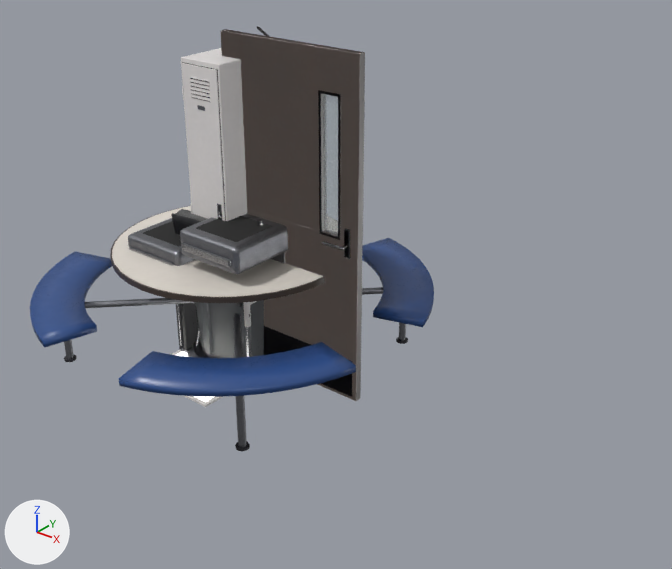
Renders of the glTF model assets/models/props.glb from each side of a commit.
The view is the same before and after, from a 50 mm lens placed at (3.88, -3.82, 3.1), pointed at (0.8, 0.03, 0.72). Every picture has the same lights, and +X, +Y and +Z are marked at lower left. The older version comes first.

The older version as bpy lines, for what is in view:
```python
me_doorsteel = bpy.data.meshes.new('doorSteel')
me_doorsteel.from_pydata(...)  # 440 vertices, 824 faces; spans x -0.01..1.0, y -0.1..0.11, z 0.01..2.12
# faces by material slot: [112, 12, 152, 412, 136]
me_doorsteel.materials.append(mat_doorsteel_paint)
me_doorsteel.materials.append(mat_doorsteel_glass_fixed)  # light grey #cbd7da
me_doorsteel.materials.append(mat_doorsteel_steel_fixed)
me_doorsteel.materials.append(mat_doorsteel_chrome_fixed)
me_doorsteel.materials.append(mat_doorsteel_paintdark_fixed)
me_seat = bpy.data.meshes.new('seat')
me_seat.from_pydata(...)  # 608 vertices, 1188 faces; spans x -0.295..0.241, y -0.286..0.22, z 0.0..1.005
# faces by material slot: [300, 656, 188, 44]
me_seat.materials.append(mat_seat_fabric)
me_seat.materials.append(mat_seat_blackplastic_fixed)
me_seat.materials.append(mat_seat_armwood_fixed)
me_seat.materials.append(mat_seat_steel_fixed)
me_trashcan = bpy.data.meshes.new('trashcan')
me_trashcan.from_pydata(...)  # 256 vertices, 480 faces; spans x -0.295..0.295, y -0.295..0.295, z 0.0..0.785
# faces by material slot: [264, 108, 108]
me_trashcan.materials.append(mat_trashcan_grayplastic_fixed)
me_trashcan.materials.append(mat_trashcan_slot_fixed)  # black #212121
me_trashcan.materials.append(mat_trashcan_blackplastic_fixed)
ob_doorsteel = bpy.data.objects.new('doorSteel', me_doorsteel)
ob_doorsteel.location = (0.0, 0.0, 0.0)
ob_seat = bpy.data.objects.new('seat', me_seat)
ob_seat.location = (0.0, 0.0, 0.0)
ob_trashcan = bpy.data.objects.new('trashcan', me_trashcan)
ob_trashcan.location = (0.0, 0.0, 0.0)
# also in view: 'locker' at (0.0, -0.01, 0.98); 'roundTable' at (0.0, 0.0, 0.39); 'fountain' at (0.0, -0.24, 0.75)
```
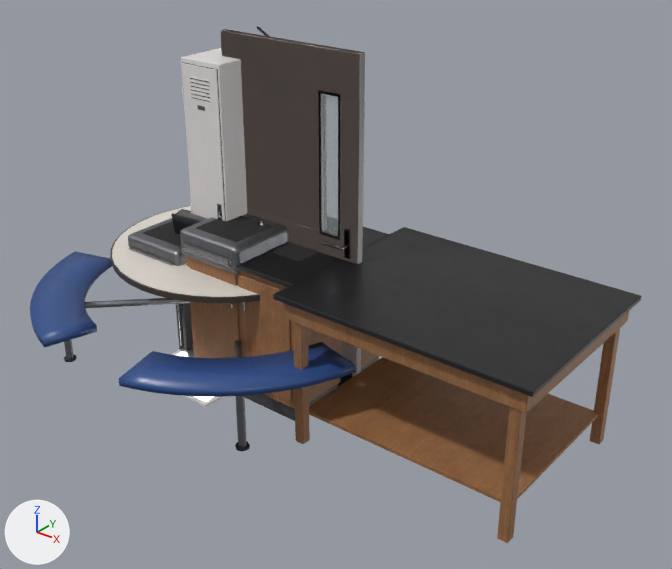
Patch to the scene script:
```diff
--- a/assets/models/props.glb.py
+++ b/assets/models/props.glb.py
@@ img_labstation_ao_rubber004_1k_jpg_roughness @@
+img_labstation_ao_rubber004_1k_jpg_roughness = load_image('labStation_ao-Rubber004_1K-JPG_Roughness', '_unpacked/labStation_ao-Rubber004_1K-JPG_Roughness', 512, 512, 'Non-Color')
@@ img_labstation_ao_wood058_1k_jpg_roughness @@
+img_labstation_ao_wood058_1k_jpg_roughness = load_image('labStation_ao-Wood058_1K-JPG_Roughness', '_unpacked/labStation_ao-Wood058_1K-JPG_Roughness', 512, 512, 'Non-Color')
@@ img_labstation_ao_plastic013a_1k_jpg_roughness @@
+img_labstation_ao_plastic013a_1k_jpg_roughness = load_image('labStation_ao-Plastic013A_1K-JPG_Roughness', '_unpacked/labStation_ao-Plastic013A_1K-JPG_Roughness', 512, 512, 'Non-Color')
@@ img_labstation_ao_plastic010_1k_jpg_roughness @@
+img_labstation_ao_plastic010_1k_jpg_roughness = load_image('labStation_ao-Plastic010_1K-JPG_Roughness', '_unpacked/labStation_ao-Plastic010_1K-JPG_Roughness', 512, 512, 'Non-Color')
@@ mat_labstation_rubber_fixed @@
+mat_labstation_rubber_fixed = bpy.data.materials.new('labStation_rubber_fixed')
+# uses the picture img_c_rubber004_1k_jpg_color
+# uses the picture img_labstation_ao_rubber004_1k_jpg_roughness
+# uses the picture img_n_rubber004_1k_jpg_normalgl
@@ mat_labstation_labcab_fixed @@
+mat_labstation_labcab_fixed = bpy.data.materials.new('labStation_labCab_fixed')
+# colours: beige #efddbf
+# uses the picture img_c_wood058_1k_jpg_color
+# uses the picture img_labstation_ao_wood058_1k_jpg_roughness
+# uses the picture img_n_wood058_1k_jpg_normalgl
@@ mat_labstation_slot_fixed @@
+mat_labstation_slot_fixed = principled_material('labStation_slot_fixed')
+mat_labstation_slot_fixed.base_color = (0.015, 0.015, 0.015)  # black #212121
+mat_labstation_slot_fixed.roughness = 0.9
@@ mat_labstation_paintdark_fixed @@
+mat_labstation_paintdark_fixed = bpy.data.materials.new('labStation_paintDark_fixed')
+# colours: dark grey #454548
+# uses the picture img_c_plastic013a_1k_jpg_color
+# uses the picture img_labstation_ao_plastic013a_1k_jpg_roughness
+# uses the picture img_n_plastic013a_1k_jpg_normalgl
@@ mat_labstation_chrome_fixed @@
+mat_labstation_chrome_fixed = bpy.data.materials.new('labStation_chrome_fixed')
+# uses the picture img_c_metal009_1k_jpg_color
+# uses the picture img_n_metal009_1k_jpg_normalgl
@@ mat_labstation_epoxy_fixed @@
+mat_labstation_epoxy_fixed = bpy.data.materials.new('labStation_epoxy_fixed')
+# colours: dark grey #303032
+# uses the picture img_c_plastic010_1k_jpg_color
+# uses the picture img_labstation_ao_plastic010_1k_jpg_roughness
+# uses the picture img_n_plastic010_1k_jpg_normalgl
@@ me_labstation @@
+me_labstation.from_pydata(...)  # 722 vertices, 1324 faces; spans x 0.0..2.4, y -0.6..0.6, z 0.0..1.31
+# faces by material slot: [216, 388, 12, 572, 24, 112]
+me_labstation.materials.append(mat_labstation_epoxy_fixed)
+me_labstation.materials.append(mat_labstation_labcab_fixed)
+me_labstation.materials.append(mat_labstation_paintdark_fixed)
+me_labstation.materials.append(mat_labstation_chrome_fixed)
+me_labstation.materials.append(mat_labstation_slot_fixed)  # black #212121
+me_labstation.materials.append(mat_labstation_rubber_fixed)
@@ ob_labstation @@
+ob_labstation = bpy.data.objects.new('labStation', me_labstation)
+ob_labstation.location = (0.0, 0.0, 0.0)
```

Location of each change, (x1, y1, x2, y2) in pixels of the pictures (672 x 569 px):
'labStation', added
    after: (179, 227, 642, 543)
    faces in mat_labstation_labcab_fixed: (186, 256, 629, 543)
    faces in mat_labstation_epoxy_fixed: (179, 227, 642, 397)
    faces in mat_labstation_paintdark_fixed: (244, 356, 379, 421)
    faces in mat_labstation_slot_fixed (black #212121): (269, 242, 319, 262)
'trashcan', unchanged, covered by the edit
    before: (196, 300, 264, 358)
